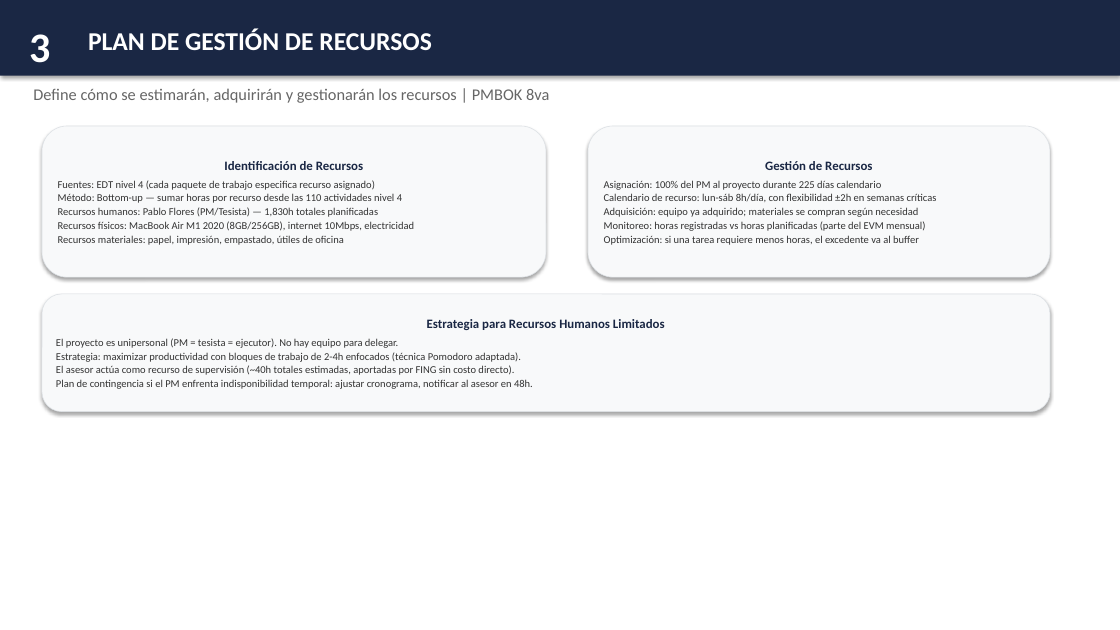
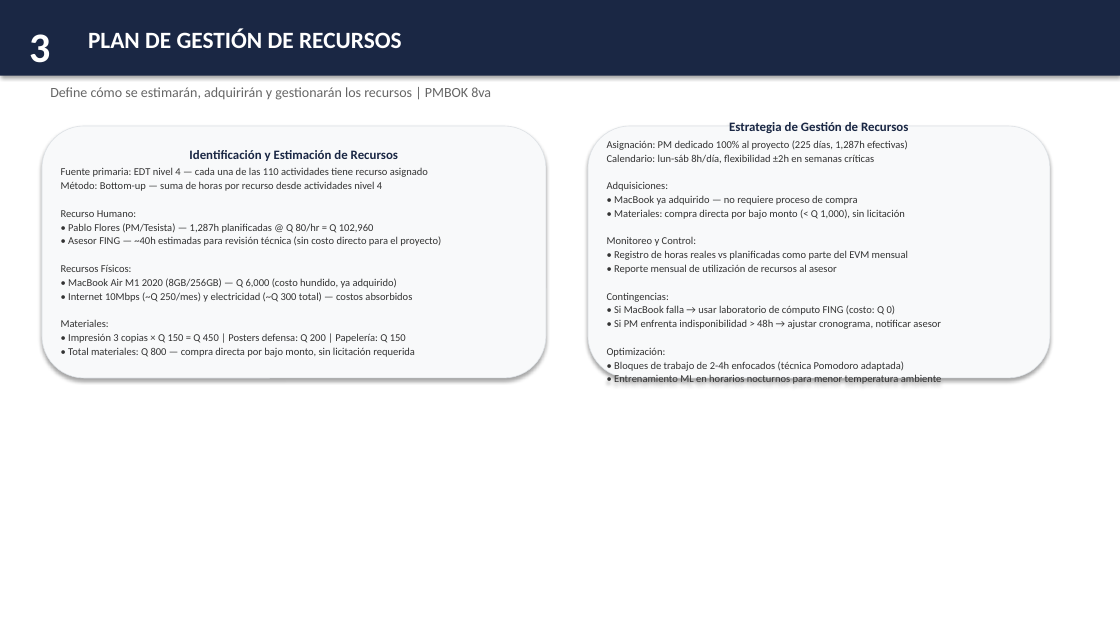
Before and after one commit to pabloflores465/edt-tesis-project, a slide deck: slide 36 of revision/entregables_finales/LoRA_Plan_Direccion_Proyecto_Completo.pptx. Drawn at 1120x630 pixels with LibreOffice and Linux fonts; fonts in the diff are those of the drawing. Boxes give left, top, right and bottom in pixels: in the first picture for what was removed or moved away, otherwise in the second. Text is boxed around its words. In the diff, an @@ line names an element or a change of style, - is before the commit and + after.

Commit message:
fix: presentación completa — correcciones de formato
- Tablas centradas con márgenes uniformes (20 tablas)
- IDs eliminados de d4, d6, d13, d52, d54
- Subtítulos de dominio ajustados (sin overflow) d2,d5,d10,d23,d35,d43,d50
- EDT: removido resumen, agregada numeración de fases
- Cronograma: removido resumen d26
- Calendario: reconstruido con texto ajustado d28
- Lista de actividades: 110 tareas en 3 slides (37+37+36)
- Cards expandidas: d36, d37, d42, d49, d53
- Lecciones aprendidas: removida sección Proceso d54
- Lista de Hitos recuperada d34
- Diagramas de Red movido a d55

```diff
--- a/revision/entregables_finales/LoRA_Plan_Direccion_Proyecto_Completo.pptx
+++ b/revision/entregables_finales/LoRA_Plan_Direccion_Proyecto_Completo.pptx
@@ text "PLAN DE GESTIÓN DE RECURSOS" at [88,28,402,48]: size 22 to 20 pt @@
@@ text "Define cómo se estimarán, adquirirán ...": place and size @@
-text "Define cómo se estimarán, adquirirán ..." at [33,88,549,103]
+text "Define cómo se estimarán, adquirirán ..." at [50,87,491,100]
@@ text "Define cómo se estimarán, adquirirán ..." at [50,87,491,100]: size 14 to 12 pt @@
@@ rounded rectangle "Identificación y Estimación de Recursos": place and size @@
-rounded rectangle "Identificación y Estimación de Recursos" at [42,126,546,277]
+rounded rectangle "Identificación y Estimación de Recursos" at [42,126,546,378]
@@ rounded rectangle "Estrategia de Gestión de Recursos": place and size @@
-rounded rectangle "Estrategia de Gestión de Recursos" at [588,126,1050,277]
+rounded rectangle "Estrategia de Gestión de Recursos" at [588,126,1050,378]
@@ text in rounded rectangle at [607,122,942,384]: text changed @@
-Gestión de Recursos
-Asignación: 100% del PM al proyecto durante 225 días calendario
-Calendario de recurso: lun-sáb 8h/día, con flexibilidad ±2h en semanas críticas
-Adquisición: equipo ya adquirido; materiales se compran según necesidad
-Monitoreo: horas registradas vs horas planificadas (parte del EVM mensual)
-Optimización: si una tarea requiere menos horas, el excedente va al buffer
+Estrategia de Gestión de Recursos
+Asignación: PM dedicado 100% al proyecto (225 días, 1,287h efectivas)
+Calendario: lun-sáb 8h/día, flexibilidad ±2h en semanas críticas
+Adquisiciones:
+• MacBook ya adquirido — no requiere proceso de compra
+• Materiales: compra directa por bajo monto (< Q 1,000), sin licitación
+Monitoreo y Control:
+• Registro de horas reales vs planificadas como parte del EVM mensual
+• Reporte mensual de utilización de recursos al asesor
+Contingencias:
+• Si MacBook falla → usar laboratorio de cómputo FING (costo: Q 0)
+• Si PM enfrenta indisponibilidad > 48h → ajustar cronograma, notificar asesor
+Optimización:
+• Bloques de trabajo de 2-4h enfocados (técnica Pomodoro adaptada)
+• Entrenamiento ML en horarios nocturnos para menor temperatura ambiente
@@ text in rounded rectangle at [61,150,441,357]: text changed @@
-Identificación de Recursos
-Fuentes: EDT nivel 4 (cada paquete de trabajo especifica recurso asignado)
-Método: Bottom-up — sumar horas por recurso desde las 110 actividades nivel 4
-Recursos humanos: Pablo Flores (PM/Tesista) — 1,830h totales planificadas
-Recursos físicos: MacBook Air M1 2020 (8GB/256GB), internet 10Mbps, electricidad
-Recursos materiales: papel, impresión, empastado, útiles de oficina
+Identificación y Estimación de Recursos
+Fuente primaria: EDT nivel 4 — cada una de las 110 actividades tiene recurso asignado
+Método: Bottom-up — suma de horas por recurso desde actividades nivel 4
+Recurso Humano:
+• Pablo Flores (PM/Tesista) — 1,287h planificadas @ Q 80/hr = Q 102,960
+• Asesor FING — ~40h estimadas para revisión técnica (sin costo directo para el proyecto)
+Recursos Físicos:
+• MacBook Air M1 2020 (8GB/256GB) — Q 6,000 (costo hundido, ya adquirido)
+• Internet 10Mbps (~Q 250/mes) y electricidad (~Q 300 total) — costos absorbidos
+Materiales:
+• Impresión 3 copias × Q 150 = Q 450 | Posters defensa: Q 200 | Papelería: Q 150
+• Total materiales: Q 800 — compra directa por bajo monto, sin licitación requerida
@@ rounded rectangle removed at [42,294,1050,412] @@
-Estrategia para Recursos Humanos Limitados
-El proyecto es unipersonal (PM = tesista = ejecutor). No hay equipo para delegar.
-Estrategia: maximizar productividad con bloques de trabajo de 2-4h enfocados (técnica Pomodoro adaptada).
-El asesor actúa como recurso de supervisión (~40h totales estimadas, aportadas por FING sin costo directo).
-Plan de contingencia si el PM enfrenta indisponibilidad temporal: ajustar cronograma, notificar al asesor en 48h.
```
Also in this commit, not shown: 24 other slides changed, 2 slides added, 2 slides removed, 1 other file.
